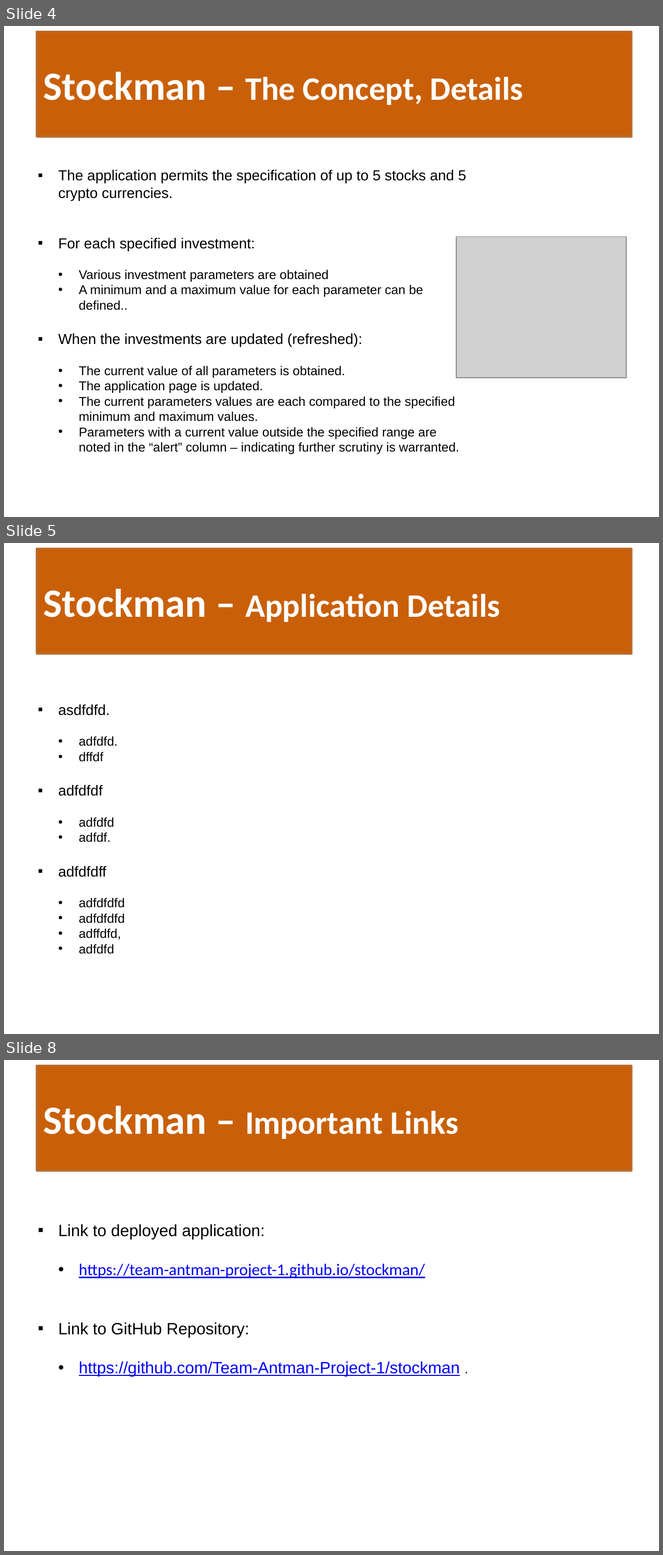
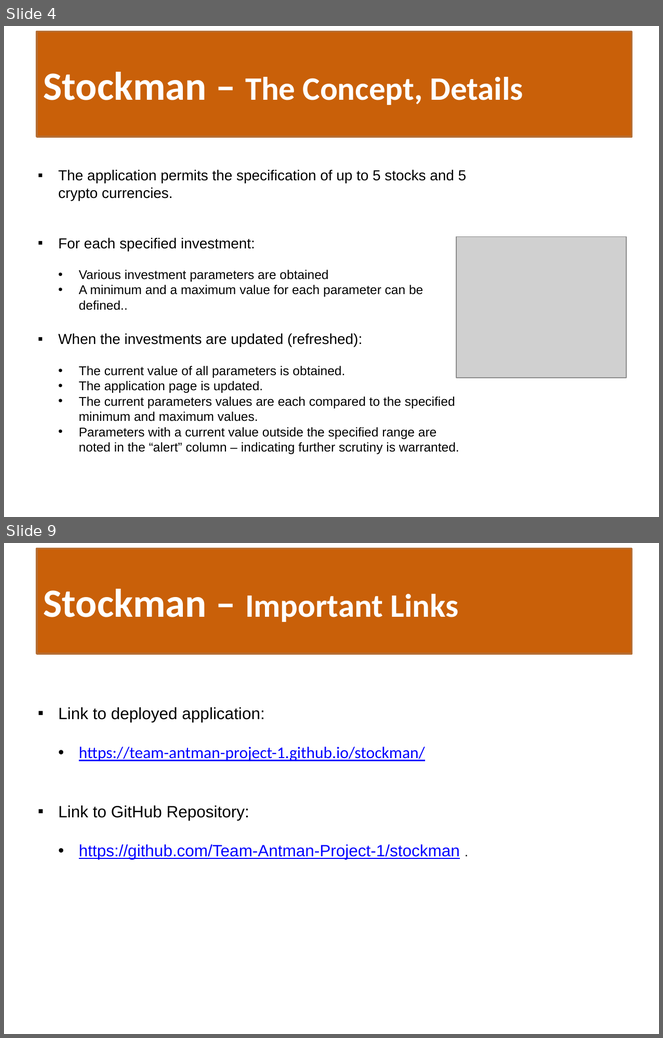
Before and after one commit to tzeuch0922/stock-manager, a slide deck: artifacts/Stockman-Presentation.pptx. Shown one above the other, each under a label of ours: slides 4, 5 and 8 before the commit, slides 4 and 9 after it; the slides between them are not shown. The pictures are 663x1555 and 663x1038 pixels, drawn with LibreOffice and Linux fonts; fonts in the diff are those of the drawing; grey boxes stand for pictures. Boxes give left, top, right and bottom in pixels: in the first picture for what was removed or moved away, otherwise in the second. Text is boxed around its words. In the diff, an @@ line names an element or a change of style, - is before the commit and + after.

```diff
--- a/artifacts/Stockman-Presentation.pptx
+++ b/artifacts/Stockman-Presentation.pptx
@@ slide 5 removed at [4, 543, 659, 1034], background #FFFFFF @@
@@ title removed at [37, 548, 632, 654] @@
-Stockman – Application Details
@@ text removed at [58, 704, 125, 954] @@
-▪ asdfdfd.
-      • adfdfd.
-      • dffdf
-▪ adfdfdf
-  • adfdfd
-  • adfdf.
-▪ adfdfdff
-  • adfdfdfd
-  • adfdfdfd
-  • adffdfd,
-  • adfdfd
@@ what was slide 8 is now slide 9 @@
```
Also in this commit, not shown: 2 slides changed, 2 slides added.
